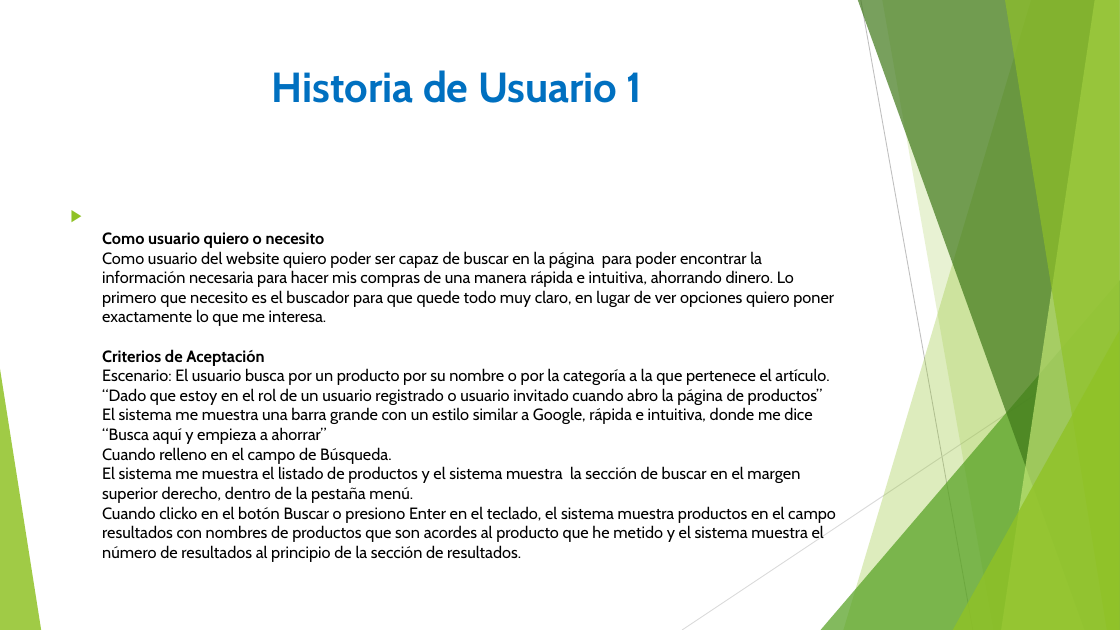
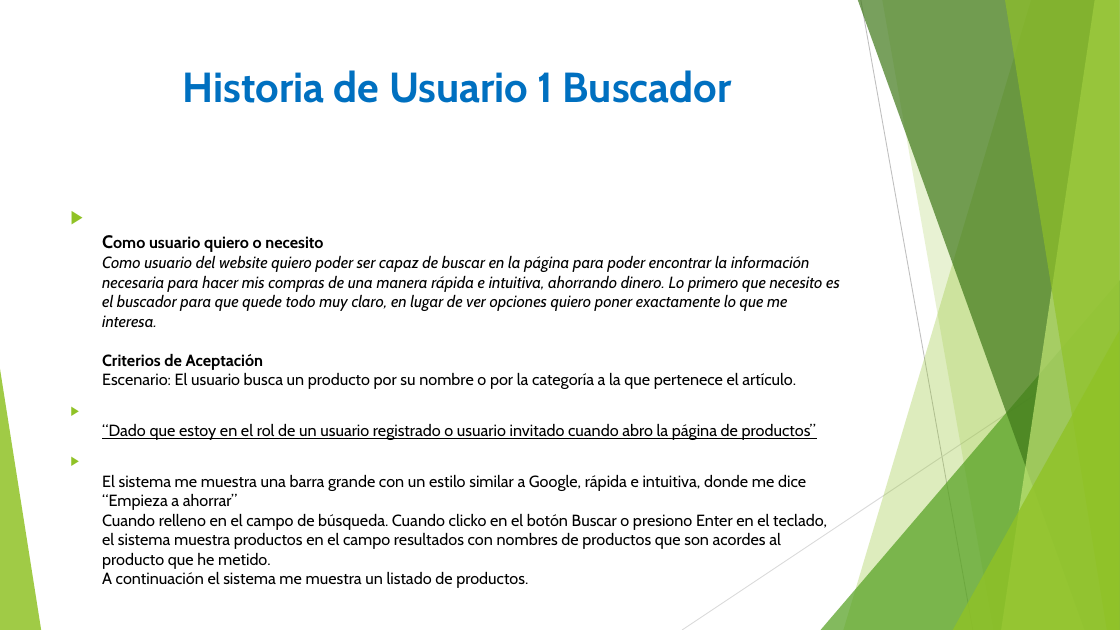
Before and after one commit to Eugenio199226/Ahorrando-Ando, a slide deck: slide 2 of Documentacion/historias de usuario/Criterios de Aceptación/Criterios de Aceptación.pptx. Drawn at 1120x630 pixels with LibreOffice and Linux fonts; fonts in the diff are those of the drawing. Boxes give left, top, right and bottom in pixels: in the first picture for what was removed or moved away, otherwise in the second. Text is boxed around its words. In the diff, an @@ line names an element or a change of style, - is before the commit and + after.

Commit message:
criterios aceptacion

```diff
--- a/Documentacion/historias de usuario/Criterios de Aceptación/Criterios de Aceptación.pptx
+++ b/Documentacion/historias de usuario/Criterios de Aceptación/Criterios de Aceptación.pptx
@@ title at box(183, 70, 732, 103): text changed @@
-Historia de Usuario 1
+Historia de Usuario 1 Buscador
@@ text at box(102, 236, 840, 569): text changed; size 14 to 13.9 pt @@
-▶ Como usuario quiero o necesito
-  Como usuario del website quiero poder ser capaz de buscar en la página para poder encontrar la información necesaria para hacer mis compras de una manera rápida e intuitiva, ahorrando dinero. Lo primero que necesito es el buscador para que quede todo muy claro, en lugar de ver opciones quiero poner exactamente lo que me interesa.
-  Criterios de Aceptación
-  Escenario: El usuario busca por un producto por su nombre o por la categoría a la que pertenece el artículo.
-  “Dado que estoy en el rol de un usuario registrado o usuario invitado cuando abro la página de productos”
-  El sistema me muestra una barra grande con un estilo similar a Google, rápida e intuitiva, donde me dice “Busca aquí y empieza a ahorrar”
-  Cuando relleno en el campo de Búsqueda.
-  El sistema me muestra el listado de productos y el sistema muestra la sección de buscar en el margen superior derecho, dentro de la pestaña menú.
-  Cuando clicko en el botón Buscar o presiono Enter en el teclado, el sistema muestra productos en el campo resultados con nombres de productos que son acordes al producto que he metido y el sistema muestra el número de resultados al principio de la sección de resultados.
+▶ Como usuario quiero o necesito
+  Como usuario del website quiero poder ser capaz de buscar en la página para poder encontrar la información necesaria para hacer mis compras de una manera rápida e intuitiva, ahorrando dinero. Lo primero que necesito es el buscador para que quede todo muy claro, en lugar de ver opciones quiero poner exactamente lo que me interesa.
+  Criterios de Aceptación
+  Escenario: El usuario busca un producto por su nombre o por la categoría a la que pertenece el artículo.
+▶ “Dado que estoy en el rol de un usuario registrado o usuario invitado cuando abro la página de productos”
+▶ El sistema me muestra una barra grande con un estilo similar a Google, rápida e intuitiva, donde me dice “Empieza a ahorrar”
+  Cuando relleno en el campo de búsqueda. Cuando clicko en el botón Buscar o presiono Enter en el teclado, el sistema muestra productos en el campo resultados con nombres de productos que son acordes al producto que he metido.
+  A continuación el sistema me muestra un listado de productos.
```
Also in this commit, not shown: 7 other slides changed.
